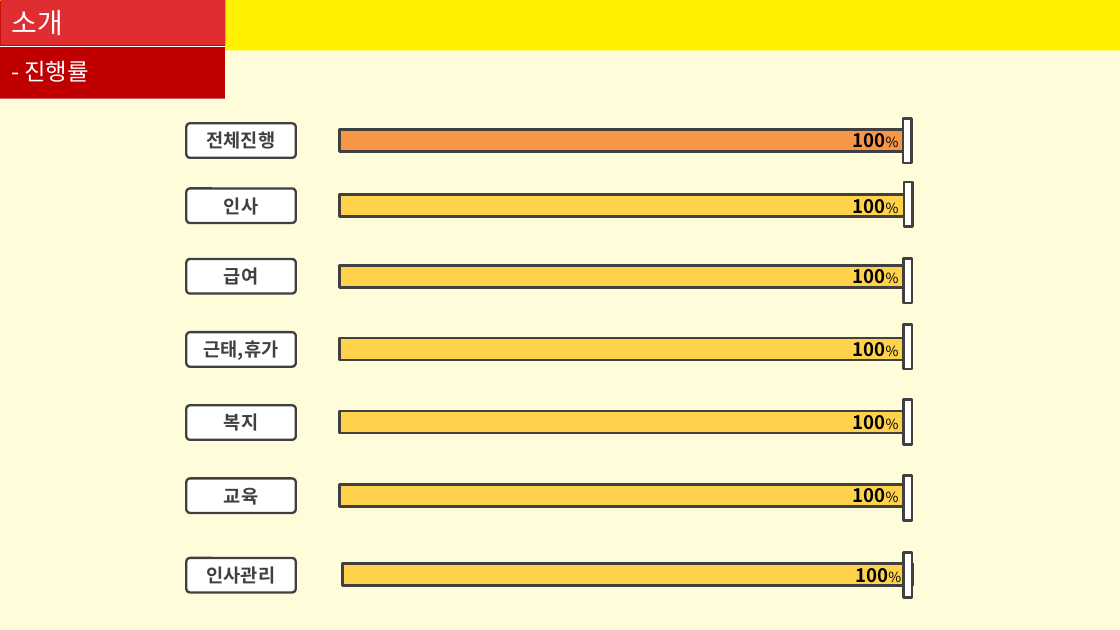
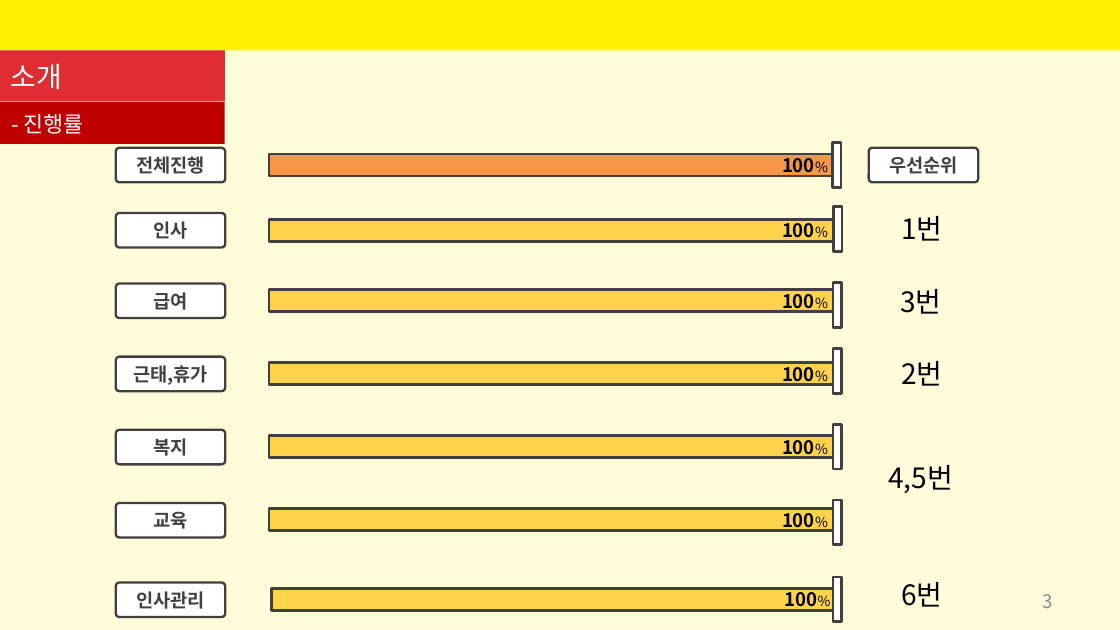
Before and after one commit to SeyoungKim30/HRmanagingApp, a slide deck: slide 3 of 인사-교육,복지,퇴사파트-김세영.pptx. Drawn at 1120x630 pixels with LibreOffice and Linux fonts; fonts in the diff are those of the drawing. Boxes give left, top, right and bottom in pixels: in the first picture for what was removed or moved away, otherwise in the second. Text is boxed around its words. In the diff, an @@ line names an element or a change of style, - is before the commit and + after.

```diff
--- a/인사-교육,복지,퇴사파트-김세영.pptx
+++ b/인사-교육,복지,퇴사파트-김세영.pptx
@@ rectangle removed at box(0, 0, 1120, 50) @@
@@ rectangle removed at box(0, 1, 225, 99) @@
@@ rectangle added at box(0, 0, 1120, 50), fill #FFF100 @@
@@ title "소개": place and size @@
-title "소개" at box(0, 0, 225, 45)
+title "소개" at box(11, 64, 63, 89)
@@ title "소개" at box(11, 64, 63, 89): vertical alignment top to middle; fill #DF2D32 to none @@
@@ line removed from (0, 46) to (225, 46) @@
@@ rectangle added at box(0, 50, 225, 101), fill #DF2D32 @@
@@ text "- 진행률": place and size @@
-text "- 진행률" at box(24, 60, 88, 82)
+text "- 진행률" at box(24, 114, 84, 134)
@@ text "- 진행률" at box(24, 114, 84, 134): size 15 to 14 pt; more space between paragraphs @@
@@ line removed from (0, 99) to (225, 99) @@
@@ rectangle added at box(0, 102, 225, 144), fill #C00000 @@
@@ 14 rectangles, 7 rounded rectangles: place and size @@
-14 rectangles, 7 rounded rectangles at box(186, 119, 913, 597)
+14 rectangles, 7 rounded rectangles at box(115, 143, 842, 622)
@@ rounded rectangle added at box(869, 148, 979, 183), fill #FFFFFF, outline #404040 1.5 pt, 12 pt, text #404040, bold @@
+우선순위
@@ text added at box(901, 216, 942, 241), 18 pt, text #000000 @@
+1번
@@ text added at box(900, 289, 941, 314), 18 pt, text #000000 @@
+3번
@@ text added at box(901, 361, 942, 386), 18 pt, text #000000 @@
+2번
@@ text added at box(888, 465, 953, 493), 18 pt, text #000000 @@
+4,5번
@@ text added at box(901, 582, 942, 607), 18 pt, text #000000 @@
+6번
@@ page number added at box(1042, 594, 1052, 608), 12 pt, text #8C8C8C @@
+3
```
Also in this commit, not shown: 15 other slides changed, 1 slide added, 14 other files.
